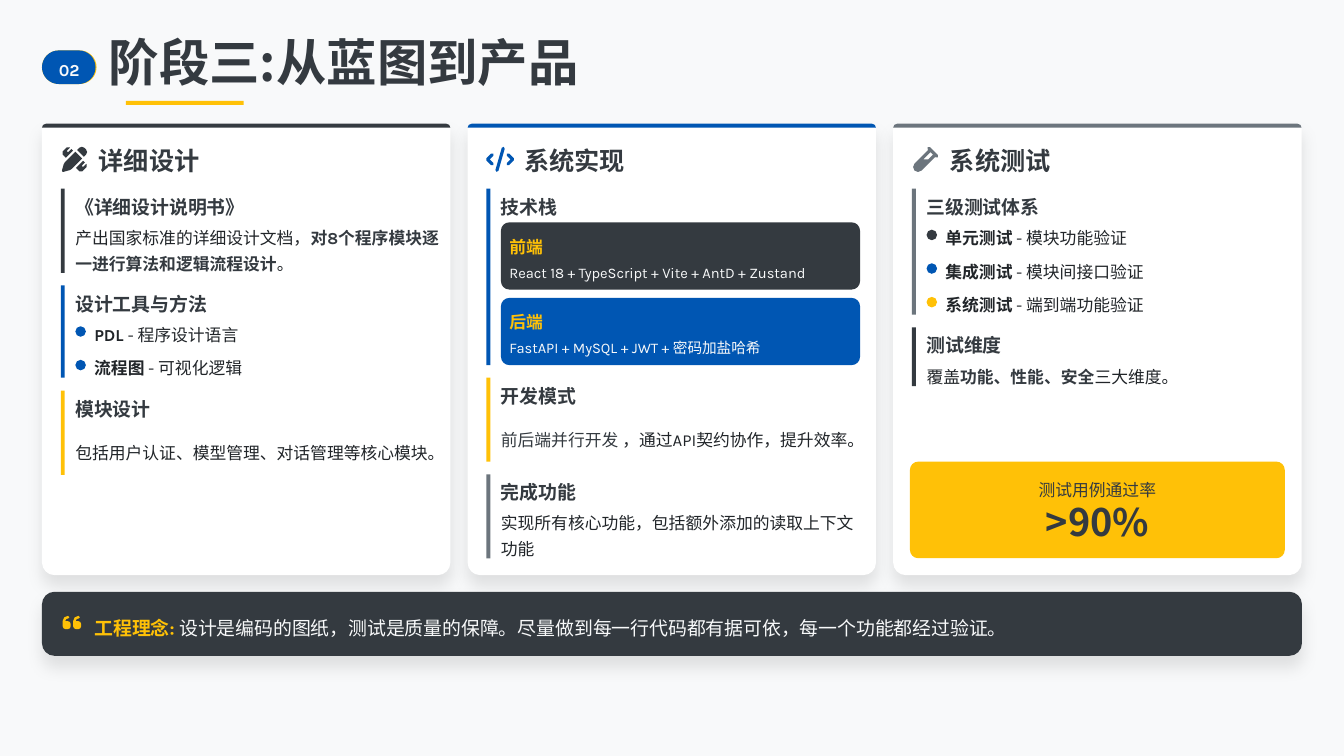
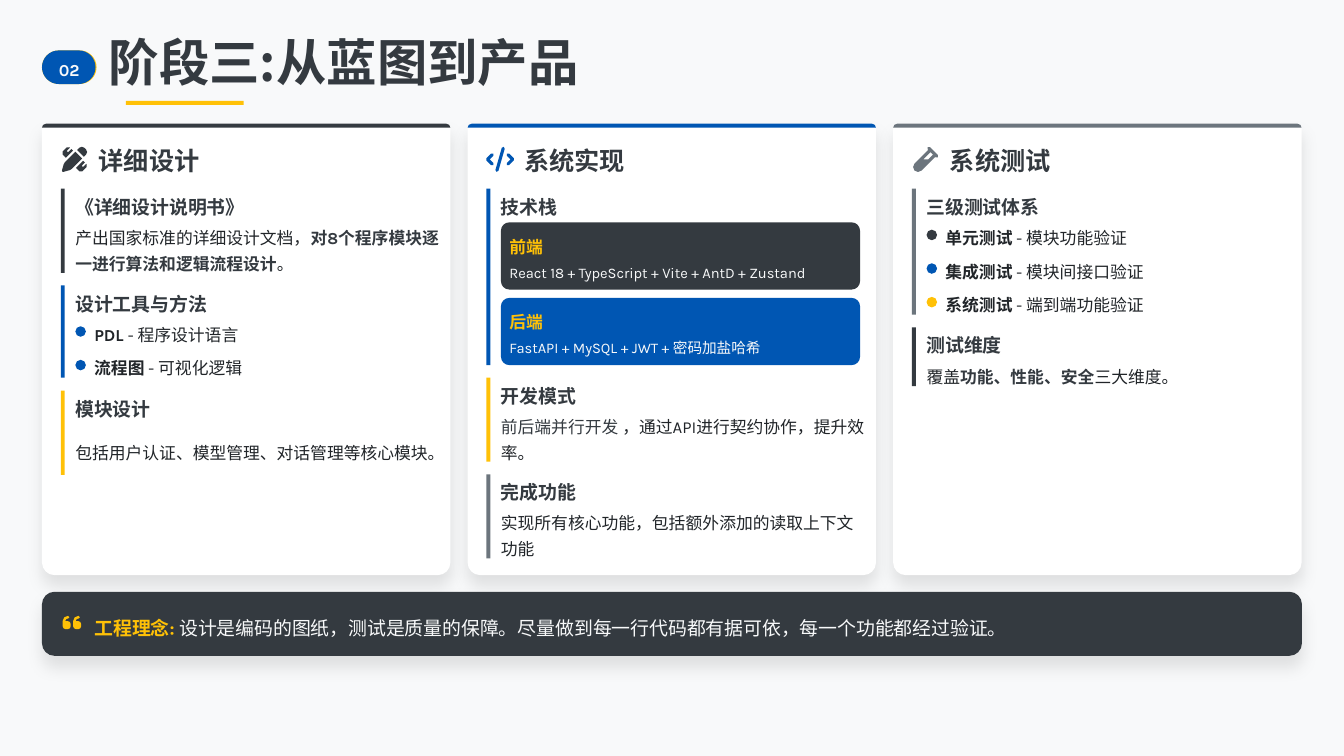
Before and after one commit to HuangFeiYangM/AI-APIChatTool-Web-Docker, a slide deck: slide 7 of 项目文档/演示ppt/G10 项目总结PPT.pptx. Drawn at 1344x756 pixels with LibreOffice and Linux fonts; fonts in the diff are those of the drawing; background and template pictures are left out. Boxes give left, top, right and bottom in pixels: in the first picture for what was removed or moved away, otherwise in the second. Text is boxed around its words. In the diff, an @@ line names an element or a change of style, - is before the commit and + after.

```diff
--- a/项目文档/演示ppt/G10 项目总结PPT.pptx
+++ b/项目文档/演示ppt/G10 项目总结PPT.pptx
@@ text at (x1=501, y1=419, x2=864, y2=461): text changed @@
-前后端并行开发 ，通过API契约协作，提升效率。
+前后端并行开发 ，通过API进行契约协作，提升效率。
@@ freeform shape removed at (x1=910, y1=462, x2=1286, y2=559) @@
@@ text removed at (x1=1039, y1=482, x2=1156, y2=498) @@
-测试用例通过率
@@ text removed at (x1=1046, y1=507, x2=1149, y2=537) @@
->90%
```
Also in this commit, not shown: 4 other slides changed, 1 slide added, 9 other files.
